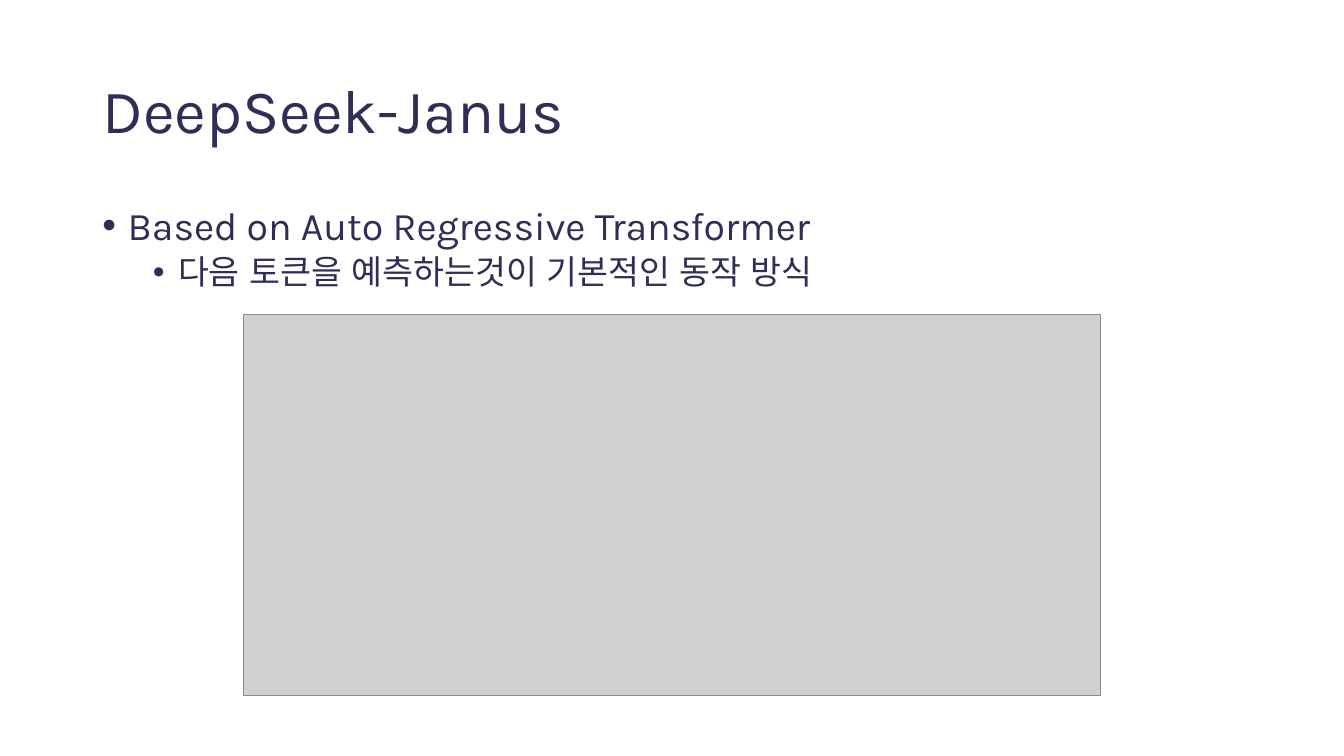
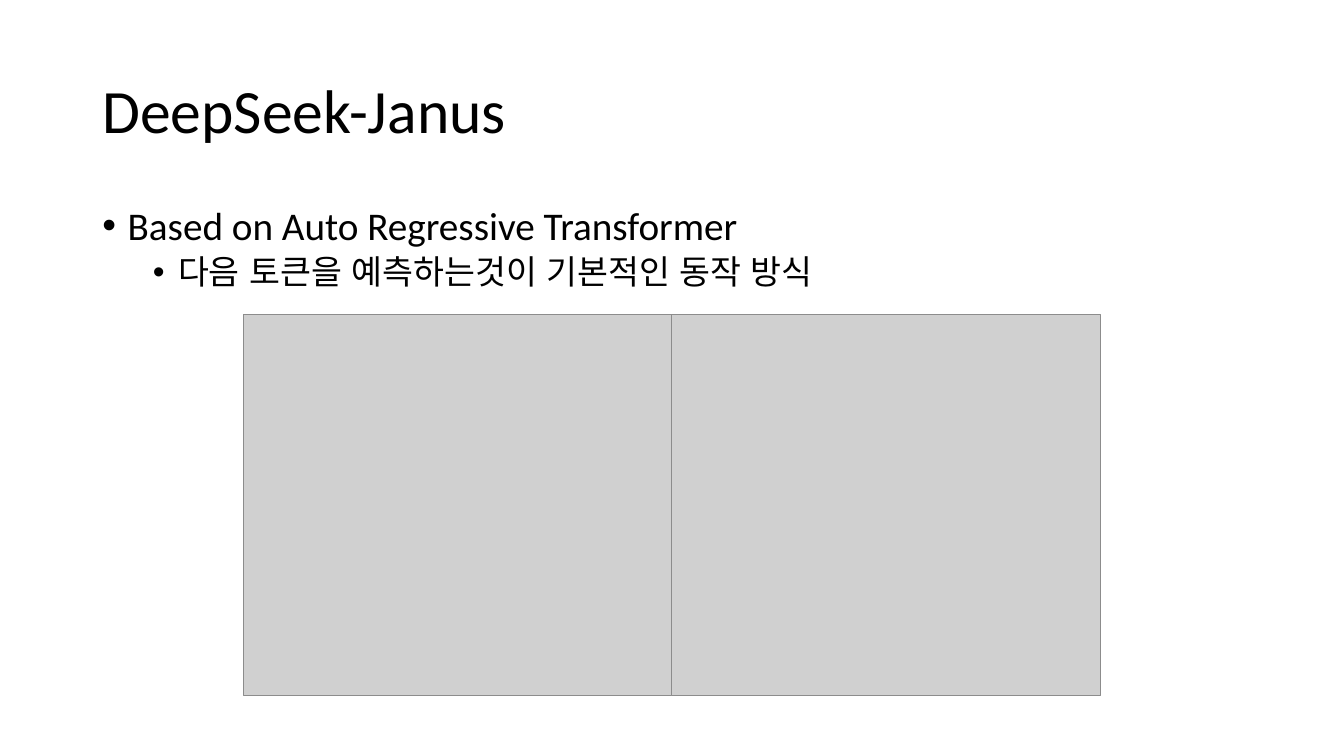
Before and after one commit to gggg8657/study, a slide deck: slide 2 of Studying must go on/Presentation1.pptx. Drawn at 1344x756 pixels with LibreOffice and Linux fonts; fonts in the diff are those of the drawing; grey boxes stand for pictures. Boxes give left, top, right and bottom in pixels: in the first picture for what was removed or moved away, otherwise in the second. Text is boxed around its words. In the diff, an @@ line names an element or a change of style, - is before the commit and + after.

```diff
--- a/Studying must go on/Presentation1.pptx
+++ b/Studying must go on/Presentation1.pptx
@@ title "DeepSeek-Janus" at (102, 90, 505, 143): font Karla to Calibri, text colour #2E2E57 to #000000 @@
@@ text "Based on Auto Regressive Transformer" at (128, 212, 813, 287): font Karla to Calibri, text colour #2E2E57 to #000000 @@
@@ picture: place and size @@
-picture at (244, 315, 1101, 696)
+picture at (244, 315, 673, 696)
@@ picture added at (673, 315, 1101, 696) @@
```
Also in this commit, not shown: 4 other slides changed, 13 slides added, 2 slides removed, 1 other file.
